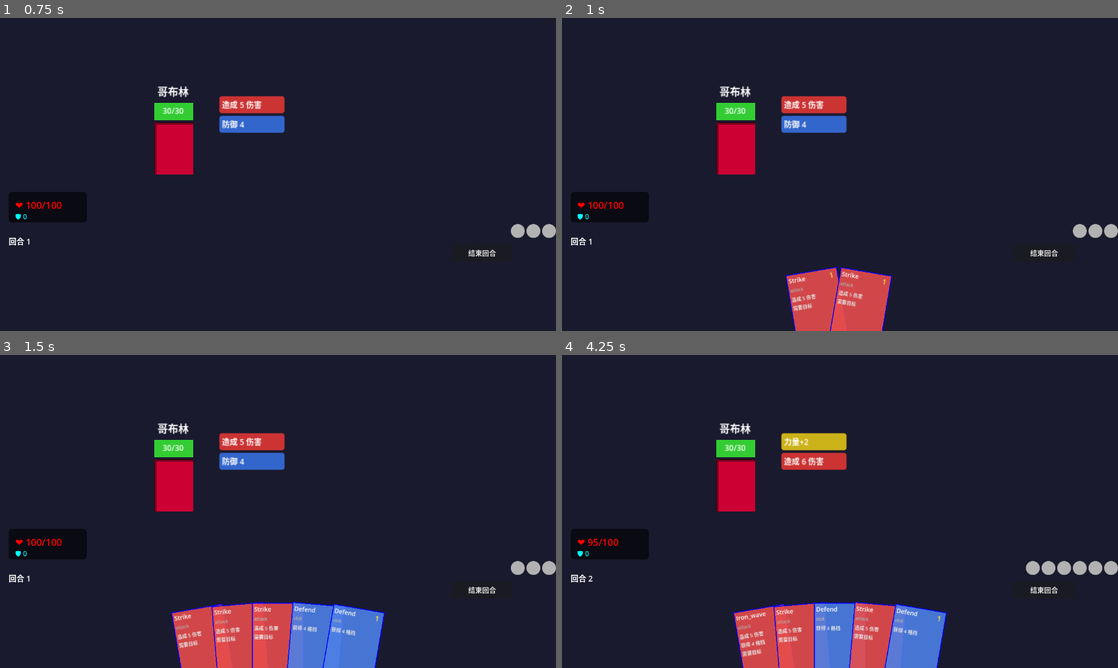
Above: before the commit, frames 1-4 (two rows, left to right).
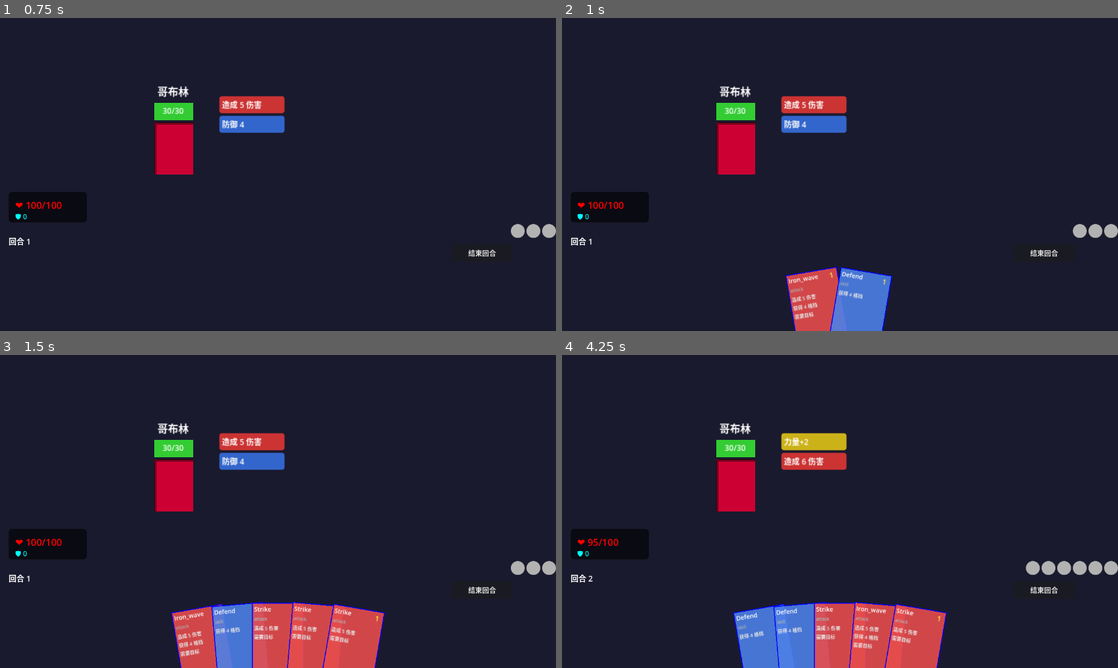
Above: after the commit, the same moments.

Repository: FiveMarksCoding/CardGame
Game: Godot game, scene res://scenes/Main.tscn
Two runs of this game, one before a commit and one after it. Both use one fixed random seed, a clock stepped at 60 frames per second and the inputs below.
Inputs:
- Up to frame 1 (0.75 s): click "0_0" at 0.5 s
- Up to frame 2 (1 s): no input
- Up to frame 3 (1.5 s): click "调试：进入战斗" at 1.25 s
- Up to frame 4 (4.25 s): click "下一层 (调试)" at 2 s; click "结束回合" at 2.75 s; click "0_0" at 3.5 s

Frame 1 is identical in both runs. In frame 2, 1.9% of the frame differs, in the area x 40-60%, y 79-100%; in frame 3, 4.6%; in frame 4, 5.9%, in the area x 30-70%, y 79-100%.

Commit message:
1011重构08

Diff:
--- a/card-game/scenes/battle/Battle.tscn
+++ b/card-game/scenes/battle/Battle.tscn
@@ -1,8 +1,8 @@
 [gd_scene format=3 uid="uid://bapyre67e2rfi"]
 
 [ext_resource type="Script" uid="uid://hpew7rfpeaa2" path="res://scripts/systems/BattleSystem.gd" id="1_omw3i"]
-[ext_resource type="Script" uid="uid://chhy0nr1nir2m" path="res://scripts/battle/HandContainer.gd" id="2_g84ej"]
-[ext_resource type="Script" uid="uid://cjeak3j3ji527" path="res://scripts/battle/BattleUI.gd" id="3_jnwmo"]
+[ext_resource type="Script" uid="uid://chhy0nr1nir2m" path="res://scripts/ui/battle/HandContainer.gd" id="2_g84ej"]
+[ext_resource type="Script" uid="uid://cjeak3j3ji527" path="res://scripts/ui/battle/BattleUI.gd" id="3_jnwmo"]
 
 [sub_resource type="GDScript" id="GDScript_omw3i"]
 
--- a/card-game/scripts/autoload/GameState.gd
+++ b/card-game/scripts/autoload/GameState.gd
@@ -6,6 +6,7 @@
 var current_layer: int=1;
 
 func _ready():
+	randomize();
 	player_deck=create_new_deck();
 	gold=99;
 	print("GameState 已加载，卡组共 %d 张" % player_deck.size());
--- a/card-game/scripts/battle/CardAnimation.gd
+++ /dev/null
@@ -1,21 +0,0 @@
-## 这个文件是废案。
-## This script is abondoned.
-extends RefCounted;
-class_name CardAnimation;
-
-static func fly_to(card: Control,target: Vector2,duration: float=0.3) -> Tween:
-	var tween = card.create_tween();
-	tween.set_ease(Tween.EASE_OUT);
-	tween.set_trans(Tween.TRANS_QUINT);
-	tween.tween_property(card,"global_position",target,duration);
-	return tween;
-static func play_card_sequence(card: Control,target:Vector2,callback:Callable=Callable()):
-	# 飞向目标
-	var tween=fly_to(card,target,0.3);
-	# 停留
-	tween.tween_interval(0.8);
-	# 向右下角消失
-	tween.tween_property(card, "global_position",Vector2(1280+100,720+100),0.15);
-	tween.tween_callback(card.queue_free);
-	if callback!=Callable():
-		tween.tween_callback(callback);
--- a/card-game/scripts/core/battle/Deck.gd
+++ b/card-game/scripts/core/battle/Deck.gd
@@ -9,6 +9,7 @@
 func setup (cards: Array[CardData]):
 	sum_deck=cards.duplicate();
 	draw_pile=cards.duplicate();
+	draw_pile.shuffle();
 	discard_pile.clear();
 	consumed_pile.clear();
 func draw_one () -> CardData:
--- a/card-game/scripts/battle/HandContainer.gd
+++ b/card-game/scripts/ui/battle/HandContainer.gd
@@ -193,7 +193,7 @@
 		if enemy==target:
 			enemy.modulate=Color(1.5,1.5,0.5);
 func _create_energy_ui ():
-	var EnergyUI_script=preload("res://scripts/battle/EnergyUI.gd");
+	var EnergyUI_script=preload("res://scripts/ui/battle/EnergyUI.gd");
 	var energy_ui=EnergyUI_script.new();
 	energy_ui.name="EnergyUI";
 	energy_ui.position=Vector2(0,size.y-250);
Not shown, removed: card-game/scripts/battle/CardAnimation.gd.uid
Renamed: card-game/scripts/battle/EnemyData.gd -> card-game/scripts/data/EnemyData.gd
Renamed: card-game/scripts/battle/EnemyData.gd.uid -> card-game/scripts/data/EnemyData.gd.uid
Renamed: card-game/scripts/battle/Intent.gd -> card-game/scripts/data/Intent.gd
Renamed: card-game/scripts/battle/Intent.gd.uid -> card-game/scripts/data/Intent.gd.uid
Renamed: card-game/scripts/battle/BattleUI.gd -> card-game/scripts/ui/battle/BattleUI.gd
Renamed: card-game/scripts/battle/BattleUI.gd.uid -> card-game/scripts/ui/battle/BattleUI.gd.uid
Renamed: card-game/scripts/battle/CardUI.gd -> card-game/scripts/ui/battle/CardUI.gd
Renamed: card-game/scripts/battle/CardUI.gd.uid -> card-game/scripts/ui/battle/CardUI.gd.uid
Renamed: card-game/scripts/battle/Enemy.gd -> card-game/scripts/ui/battle/Enemy.gd
Renamed: card-game/scripts/battle/Enemy.gd.uid -> card-game/scripts/ui/battle/Enemy.gd.uid
Renamed: card-game/scripts/battle/EnergyUI.gd -> card-game/scripts/ui/battle/EnergyUI.gd
(and 3 more such lines)
